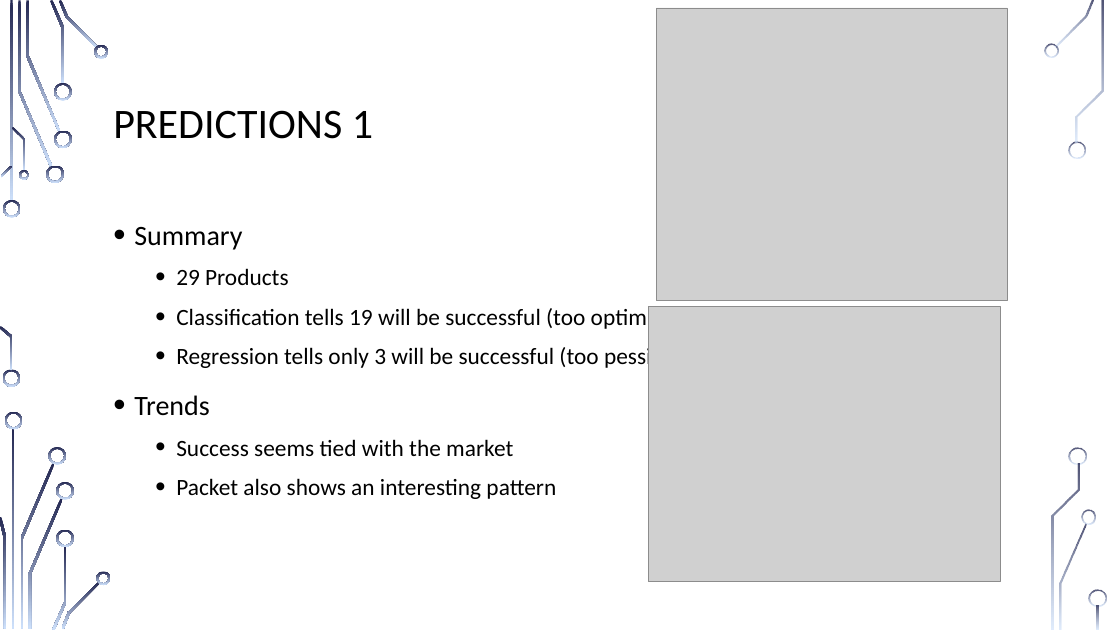
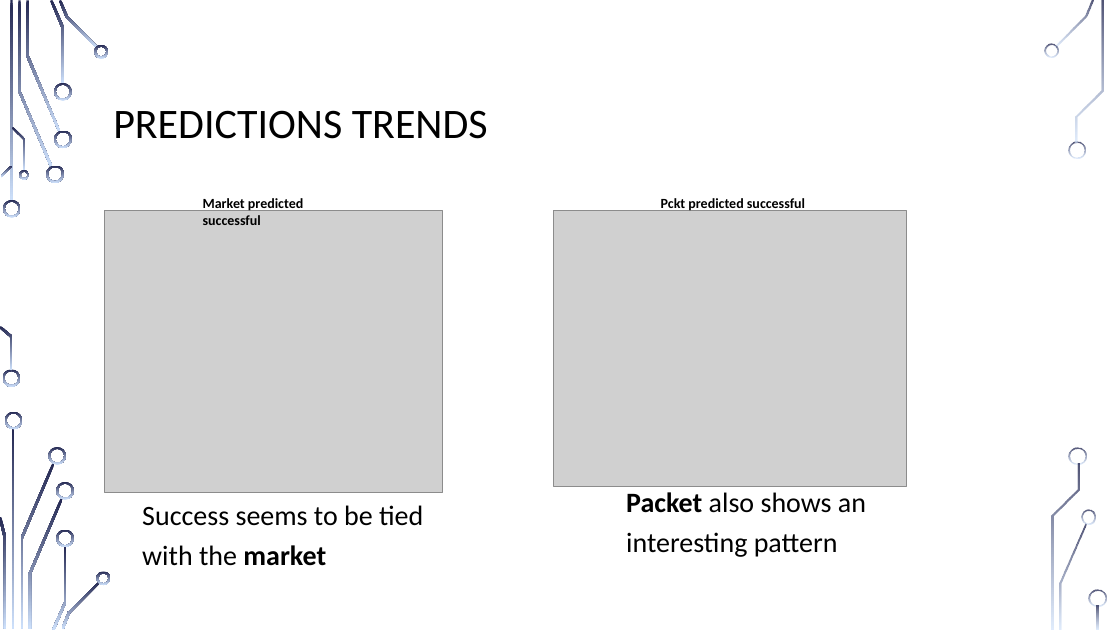
Before and after one commit to bernardoff/ML-Lab, a slide deck: slide 12 of PMI Case Study 2/Bernardo_Fernandes_case_study2.pptx (slide 10 before the commit). Drawn at 1120x630 pixels with LibreOffice and Linux fonts; fonts in the diff are those of the drawing; grey boxes stand for pictures; background and template pictures are left out. Boxes give left, top, right and bottom in pixels: in the first picture for what was removed or moved away, otherwise in the second. Text is boxed around its words. In the diff, an @@ line names an element or a change of style, - is before the commit and + after.

```diff
--- a/PMI Case Study 2/Bernardo_Fernandes_case_study2.pptx
+++ b/PMI Case Study 2/Bernardo_Fernandes_case_study2.pptx
@@ title at (113, 110, 488, 139): text changed @@
-PREDICTIONS 1
+PREDICTIONS TRENDS
@@ text added at (203, 198, 303, 225), 12 pt, text #000000, bold @@
+Market predicted successful
@@ text added at (661, 198, 805, 211), 12 pt, text #000000, bold @@
+Pckt predicted successful
@@ picture: place and size @@
-picture at (656, 8, 1007, 301)
+picture at (105, 210, 443, 492)
@@ text removed at (134, 227, 714, 499) @@
-• Summary
-  • 29 Products
-  • Classification tells 19 will be successful (too optimistic)
-  • Regression tells only 3 will be successful (too pessimistic)
-• Trends
-  • Success seems tied with the market
-  • Packet also shows an interesting pattern
@@ picture: place and size @@
-picture at (649, 307, 1001, 582)
+picture at (554, 210, 907, 486)
@@ text added at (142, 505, 423, 566), 24 pt, text #000000 @@
+Success seems to be tied with the market
@@ text added at (626, 492, 866, 557), 24 pt, text #000000 @@
+Packet also shows an interesting pattern
```
Also in this commit, not shown: 9 other slides changed, 5 slides added, 3 slides removed, 1 other file.
